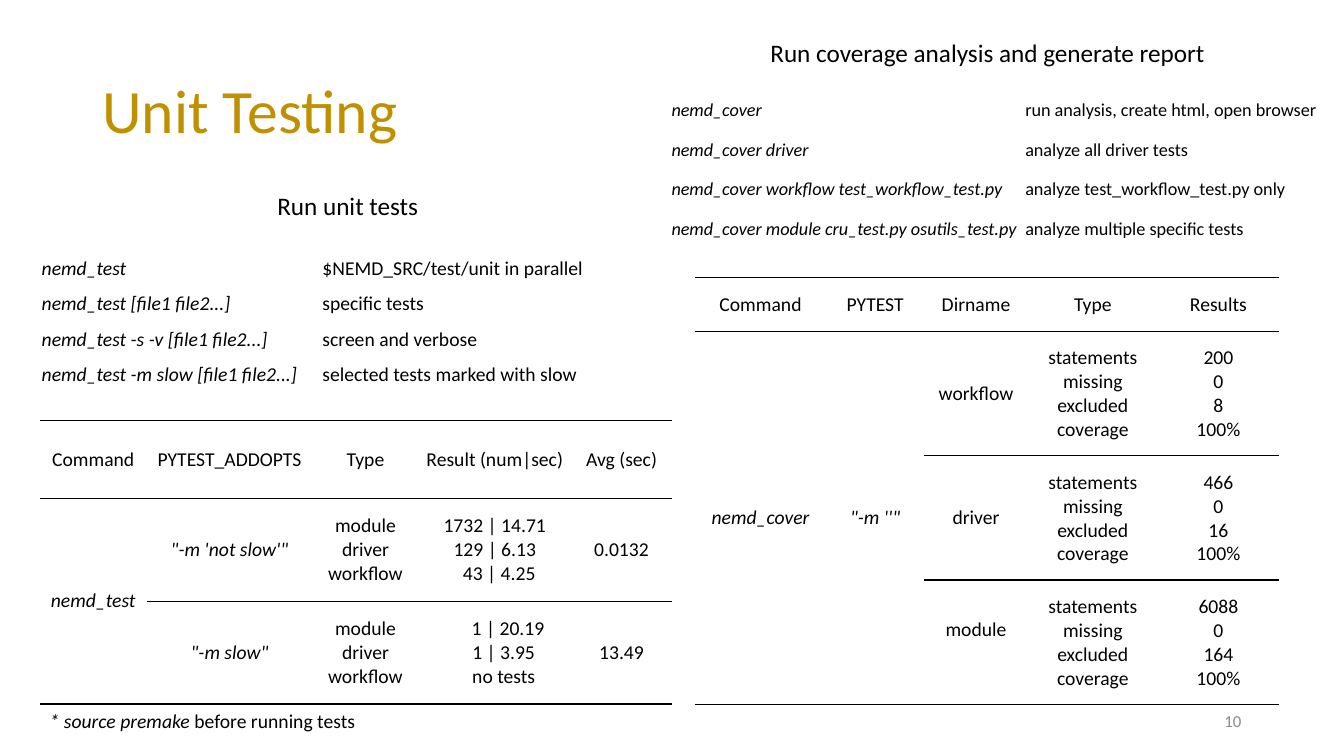
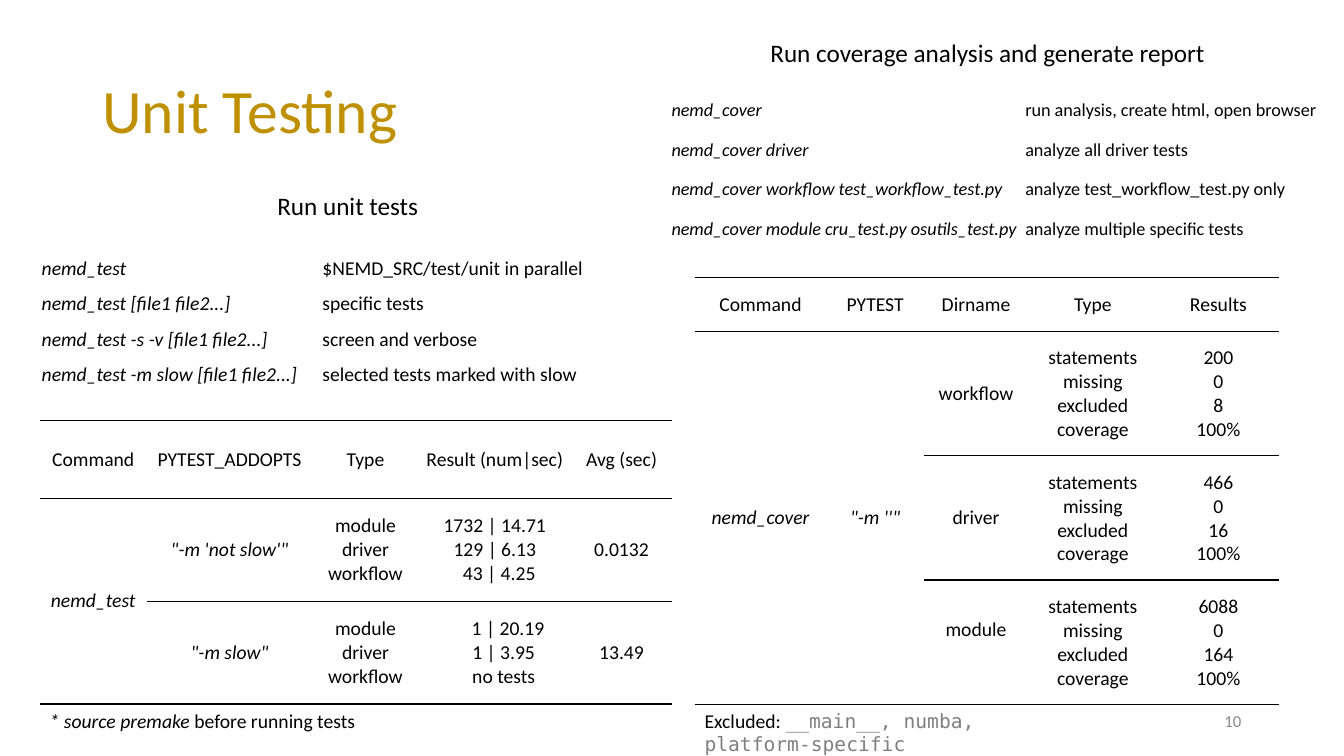
Before and after one commit to zhteg4pvt/nemd, a slide deck: slide 10 of docs/power_point/nemd.pptx. Drawn at 1344x756 pixels with LibreOffice and Linux fonts; fonts in the diff are those of the drawing. Boxes give left, top, right and bottom in pixels: in the first picture for what was removed or moved away, otherwise in the second. Text is boxed around its words. In the diff, an @@ line names an element or a change of style, - is before the commit and + after.

```diff
--- a/docs/power_point/nemd.pptx
+++ b/docs/power_point/nemd.pptx
@@ text added at [705, 713, 975, 755], 14 pt, text #808080 @@
+Excluded: __main__, numba, platform-specific
```
Also in this commit, not shown: 4 other slides changed, 6 other files.
